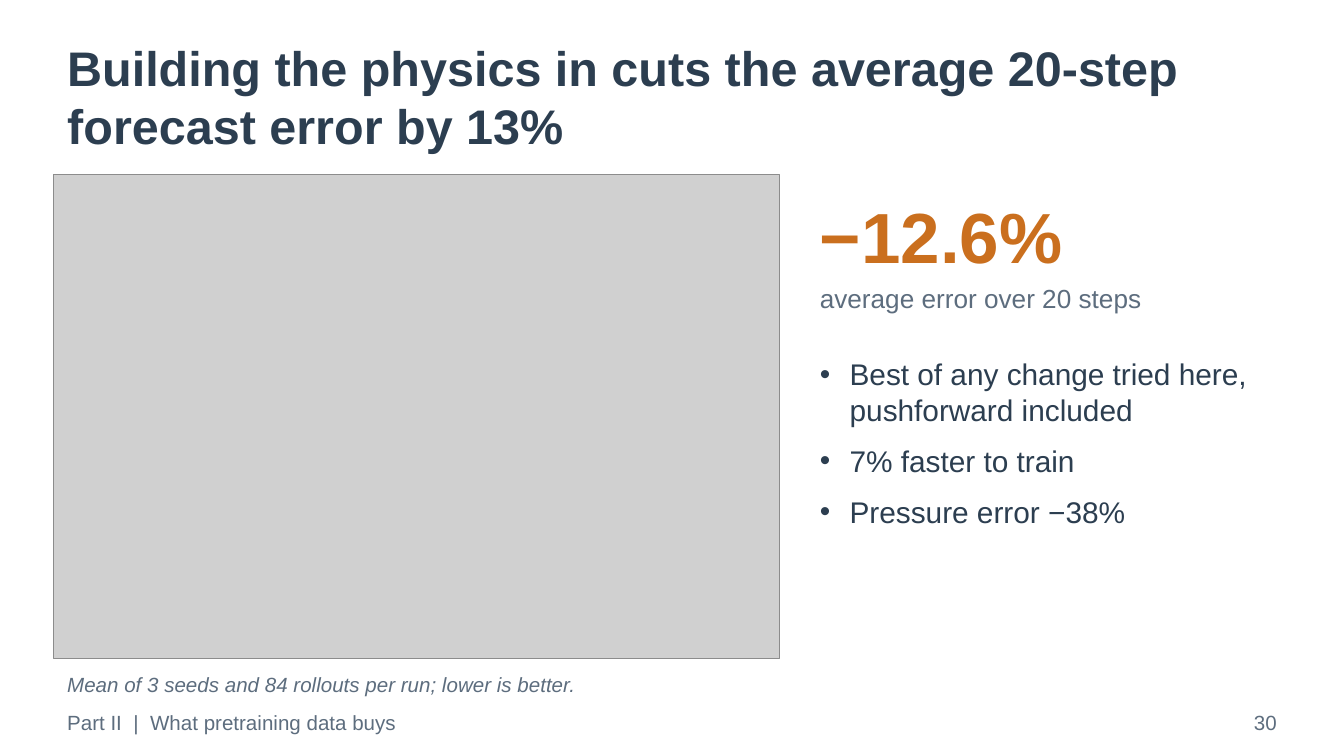
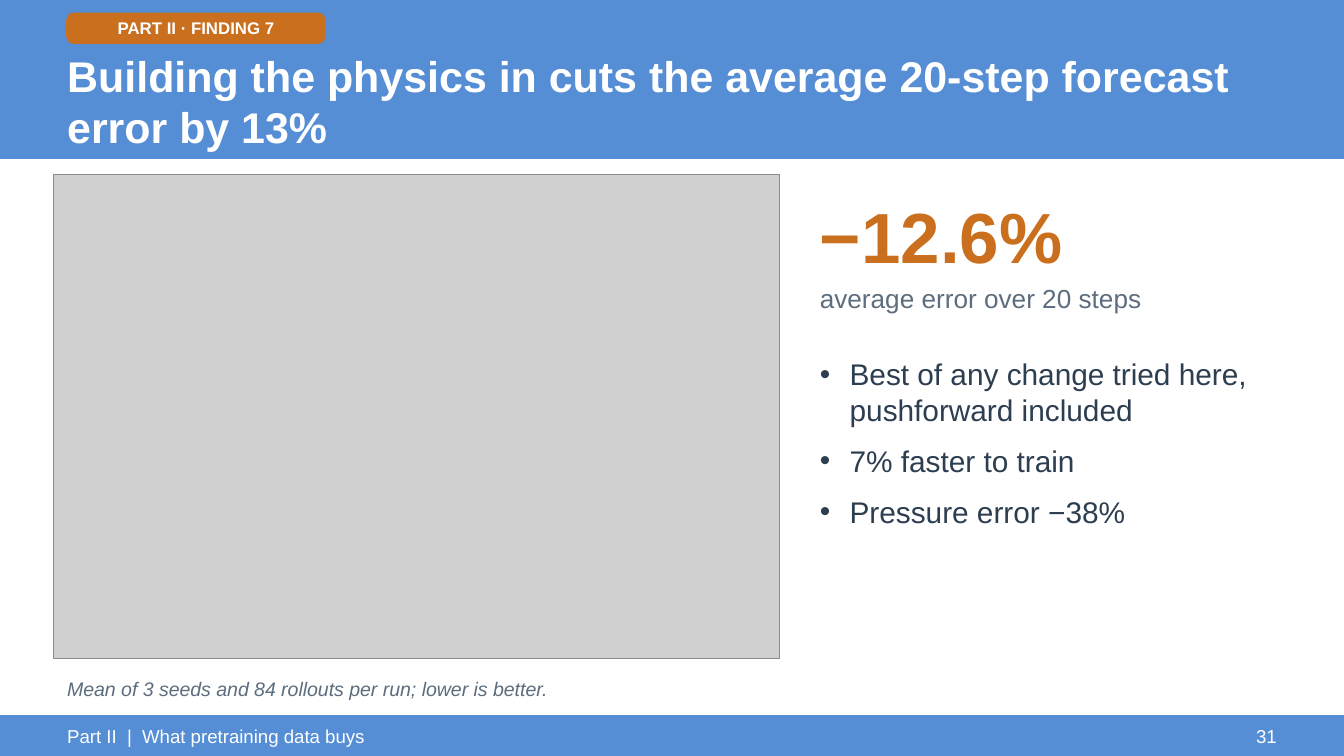
Before and after one commit to ARYAMANN7279/aurora-from-scratch-jax, a slide deck: slide 31 of UGP_Final/UGP_Final_Presentation.pptx (slide 30 before the commit). Drawn at 1344x756 pixels with LibreOffice and Linux fonts; fonts in the diff are those of the drawing; grey boxes stand for pictures. Boxes give left, top, right and bottom in pixels: in the first picture for what was removed or moved away, otherwise in the second. Text is boxed around its words. In the diff, an @@ line names an element or a change of style, - is before the commit and + after.

Commit message:
UGP_Final: deck restyled to the UGP-I/II look (light-blue covers, blue header band), approach/finding tags on every slide, Part I and Part II summary slides; unused figures and their code removed

```diff
--- a/UGP_Final/UGP_Final_Presentation.pptx
+++ b/UGP_Final/UGP_Final_Presentation.pptx
@@ rectangle added at (x1=0, y1=0, x2=1344, y2=159), fill #558ED5, outline #558ED5 1 pt @@
@@ rounded rectangle added at (x1=67, y1=13, x2=325, y2=43), fill #CA6F1E, outline #CA6F1E 1 pt @@
@@ text added at (x1=118, y1=22, x2=274, y2=34), 9 pt, text #FFFFFF, bold @@
+PART II · FINDING 7
@@ text "Building the physics in cuts ..." moved from (x1=67, y1=51, x2=1178, y2=153) to (x1=67, y1=61, x2=1229, y2=152) @@
@@ text "Building the physics in cuts ..." at (x1=67, y1=61, x2=1229, y2=152): size 26 to 23 pt, text colour #2C3E50 to #FFFFFF; vertical alignment top to middle @@
@@ text "Mean of 3 seeds and ..." at (x1=67, y1=682, x2=547, y2=700): size 11 to 10.5 pt @@
@@ rectangle added at (x1=0, y1=716, x2=1344, y2=755), fill #558ED5, outline #558ED5 1 pt @@
@@ text removed at (x1=1254, y1=715, x2=1277, y2=730) @@
-30
@@ text "Part II | What pretraining ..." moved from (x1=67, y1=715, x2=395, y2=735) to (x1=67, y1=729, x2=364, y2=747) @@
@@ text "Part II | What pretraining ..." at (x1=67, y1=729, x2=364, y2=747): size 11 to 10 pt, text colour #5D6D7E to #FFFFFF @@
@@ text added at (x1=1256, y1=730, x2=1277, y2=743), 10 pt, text #FFFFFF @@
+31
```
Also in this commit, not shown: 37 other slides changed, 2 slides added, 15 other files.
